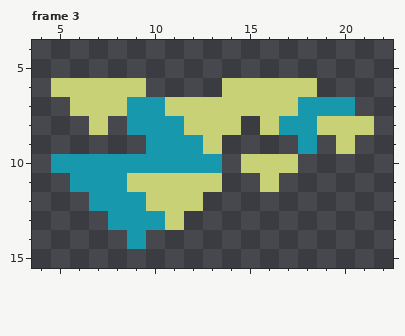
A pixel-art file gets an edit: aseprite/leaves.aseprite. That is the earlier state.
29x18 pixels, 3 frames. Shown: frame 3: x 4..22, y 4..15.
And afterwards:
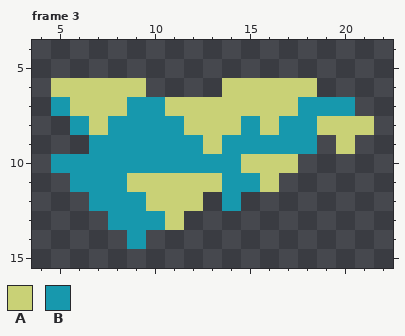
Palette (. is transparent): A #c9d176  B #1798ad
Difference:
--- frame 3
@@ x 4..22 @@
  6 .AAAAA....AAAAA....
- 7 ..AAABBAAAAAAABBB..
- 8 ...A.BBBAAA.ABBAAA.
- 9 ......BBBA....B.A..
-10 .BBBBBBBBB.AAA.....
-11 ..BBBAAAAA..A......
-12 ...BBBAAA..........
+ 7 .BAAABBAAAAAAABBB..
+ 8 ..BABBBBAAABABBAAA.
+ 9 ...BBBBBBABBBBB.A..
+10 .BBBBBBBBBBAAA.....
+11 ..BBBAAAAABBA......
+12 ...BBBAAA.B........
 13 ....BBBA...........
